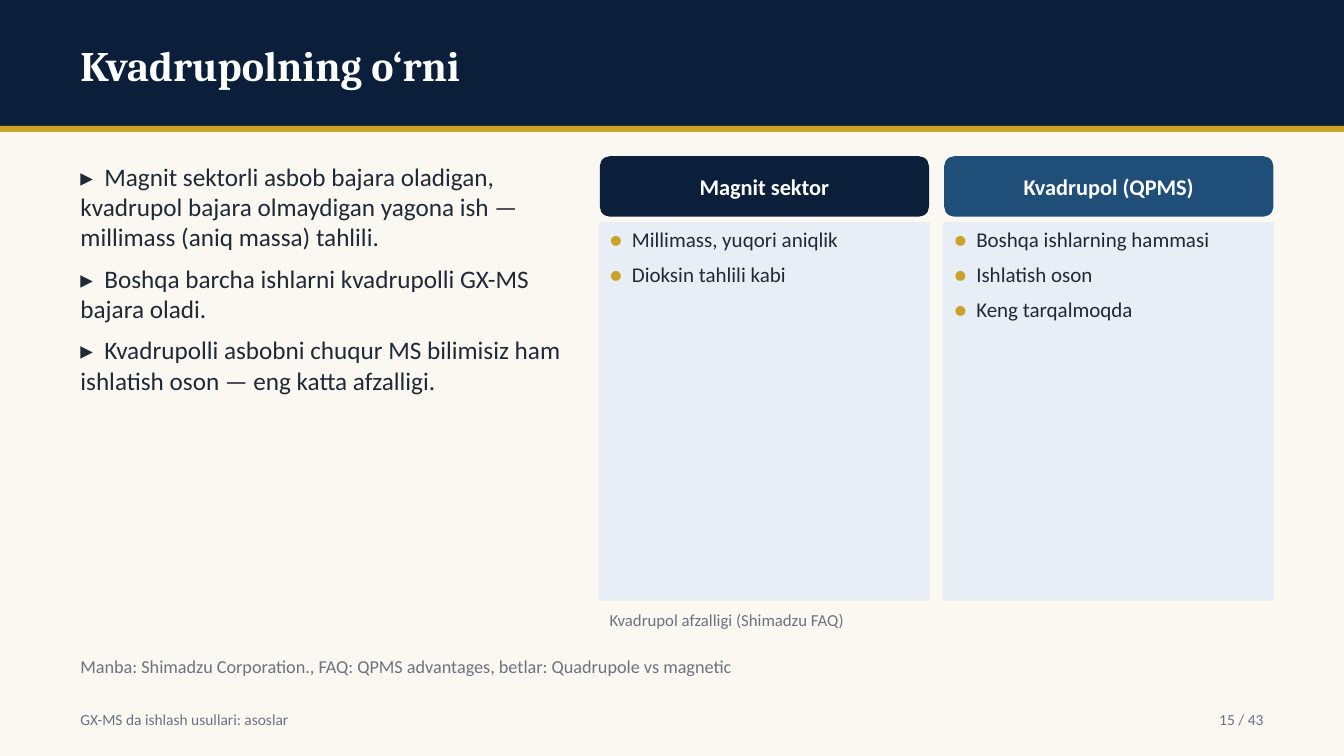
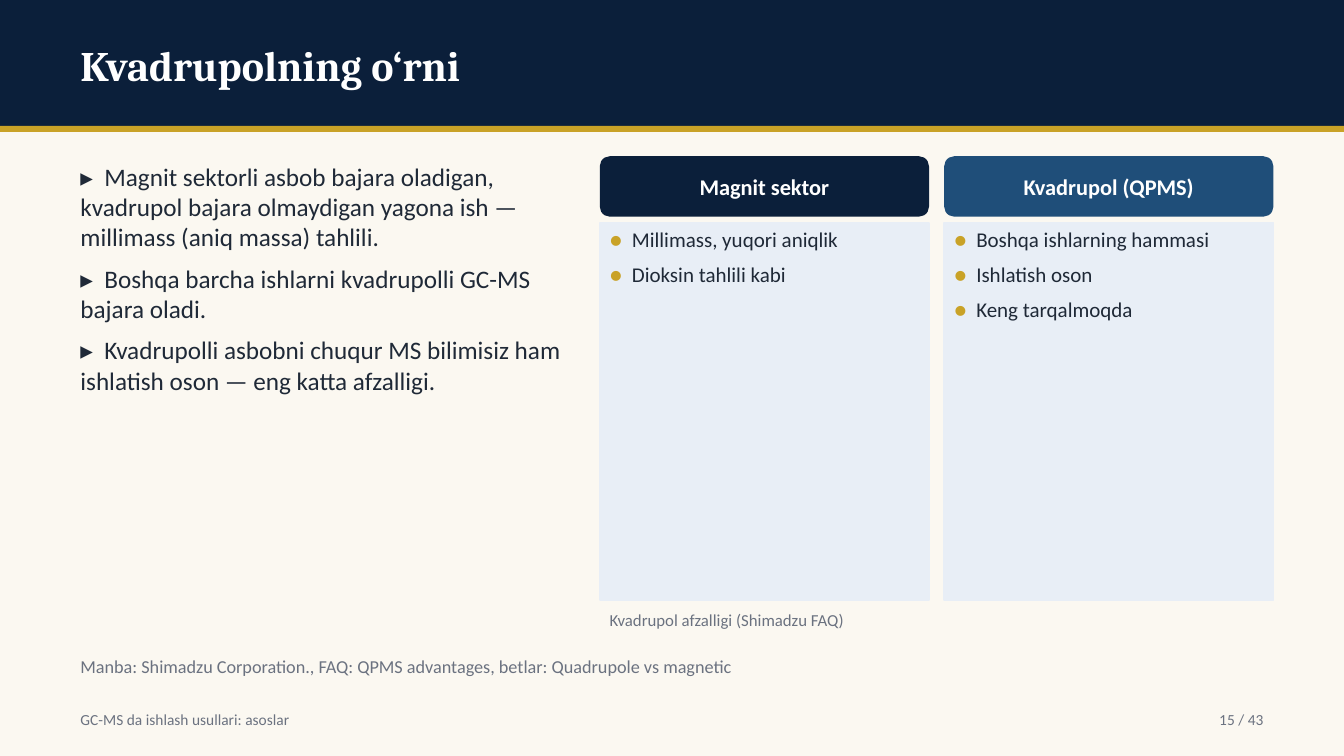
Before and after one commit to davlatsudekspert/forensic-expert, a slide deck: slide 15 of out/instr-03-gcms-asoslar.pptx. Drawn at 1344x756 pixels with LibreOffice and Linux fonts; fonts in the diff are those of the drawing. Boxes give left, top, right and bottom in pixels: in the first picture for what was removed or moved away, otherwise in the second. Text is boxed around its words. In the diff, an @@ line names an element or a change of style, - is before the commit and + after.

```diff
--- a/out/instr-03-gcms-asoslar.pptx
+++ b/out/instr-03-gcms-asoslar.pptx
@@ text at [80, 270, 530, 323]: text changed @@
-▸ Boshqa barcha ishlarni kvadrupolli GX-MS bajara oladi.
+▸ Boshqa barcha ishlarni kvadrupolli GC-MS bajara oladi.
@@ text at [80, 714, 289, 725]: text changed @@
-GX-MS da ishlash usullari: asoslar
+GC-MS da ishlash usullari: asoslar
```
Also in this commit, not shown: 42 other slides changed, 4 other files.
